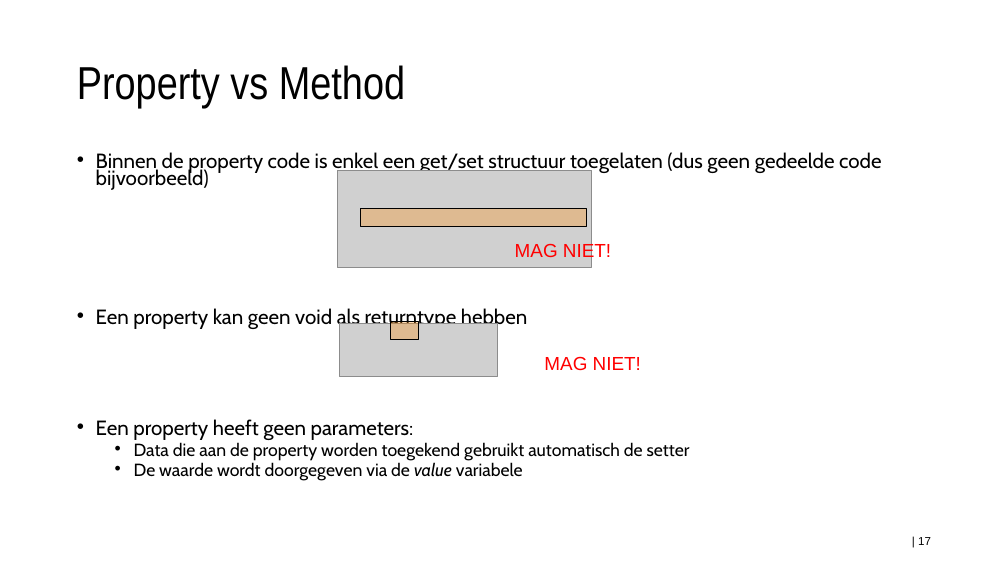
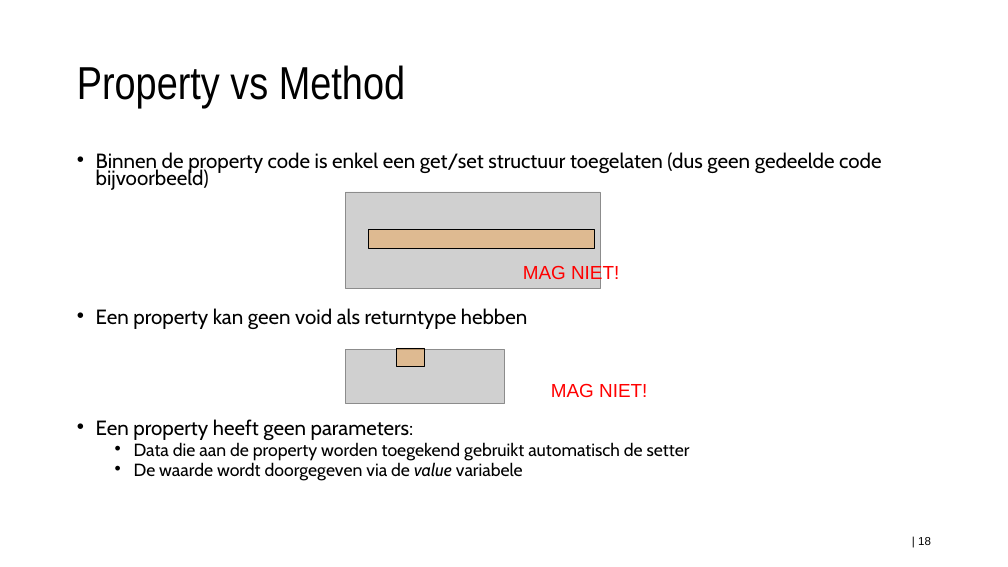
Before and after one commit to timdams/csharpbook, a slide deck: slide 18 of _SLIDES/2020_DEEL2/H1-OOP/les4_properties.pptx (slide 17 before the commit). Drawn at 1008x567 pixels with LibreOffice and Linux fonts; fonts in the diff are those of the drawing; grey boxes stand for pictures; background and template pictures are left out. Boxes give left, top, right and bottom in pixels: in the first picture for what was removed or moved away, otherwise in the second. Text is boxed around its words. In the diff, an @@ line names an element or a change of style, - is before the commit and + after.

```diff
--- a/_SLIDES/2020_DEEL2/H1-OOP/les4_properties.pptx
+++ b/_SLIDES/2020_DEEL2/H1-OOP/les4_properties.pptx
@@ picture: place and size @@
-picture at [338,170,592,267]
+picture at [346,192,600,289]
@@ rectangle: place and size @@
-rectangle at [361,208,587,227]
+rectangle at [368,230,594,249]
@@ text "MAG NIET!": place and size @@
-text "MAG NIET!" at [515,243,611,262]
+text "MAG NIET!" at [523,264,619,283]
@@ 1 picture, 1 text, 1 rectangle: place and size @@
-1 picture, 1 text, 1 rectangle at [340,321,641,377]
+1 picture, 1 text, 1 rectangle at [346,348,647,404]
@@ page number at [918,537,931,545]: text changed @@
-| 17
+| 18
```
Also in this commit, not shown: 14 other slides changed, 3 other files.
